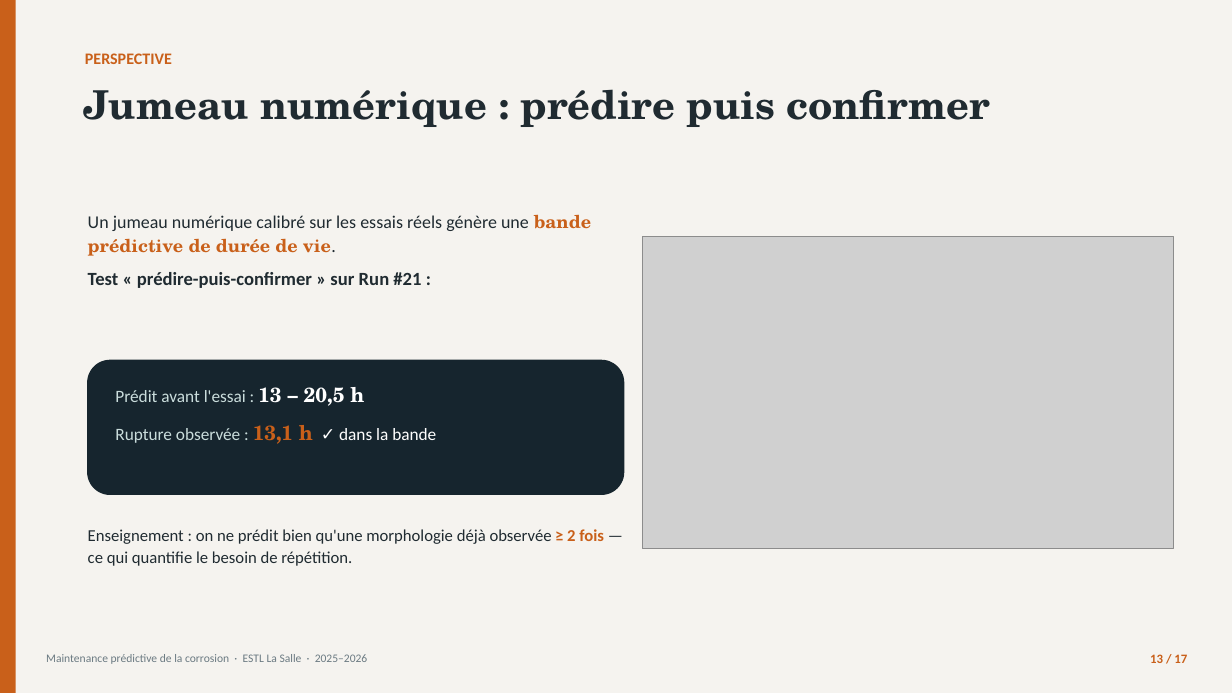
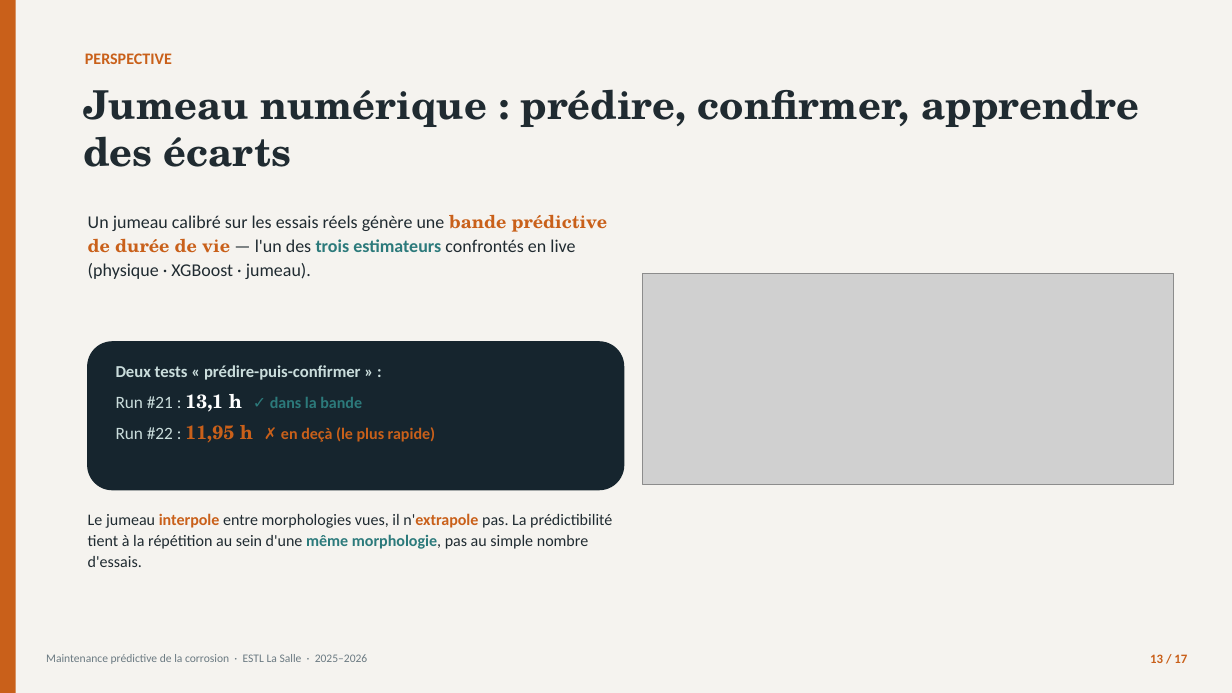
Before and after one commit to londola13/predictive-maintenance-corrosion, a slide deck: slide 13 of soutenance/Soutenance_Corrosion_BATOUMBI.pptx. Drawn at 1232x693 pixels with LibreOffice and Linux fonts; fonts in the diff are those of the drawing; grey boxes stand for pictures. Boxes give left, top, right and bottom in pixels: in the first picture for what was removed or moved away, otherwise in the second. Text is boxed around its words. In the diff, an @@ line names an element or a change of style, - is before the commit and + after.

```diff
--- a/soutenance/Soutenance_Corrosion_BATOUMBI.pptx
+++ b/soutenance/Soutenance_Corrosion_BATOUMBI.pptx
@@ text at box(83, 89, 1139, 167): text changed @@
-Jumeau numérique : prédire puis confirmer
+Jumeau numérique : prédire, confirmer, apprendre des écarts
@@ text at box(88, 214, 608, 279): text changed; bold off @@
-Un jumeau numérique calibré sur les essais réels génère une bande prédictive de durée de vie.
-Test « prédire-puis-confirmer » sur Run #21 :
+Un jumeau calibré sur les essais réels génère une bande prédictive de durée de vie — l'un des trois estimateurs confrontés en live (physique · XGBoost · jumeau).
@@ picture: place and size @@
-picture at box(642, 237, 1174, 549)
+picture at box(642, 274, 1174, 484)
@@ rounded rectangle: place and size @@
-rounded rectangle at box(88, 360, 624, 494)
+rounded rectangle at box(88, 342, 624, 490)
@@ text at box(116, 365, 435, 443): text changed; size 13.5 to 13 pt; bold on @@
-Prédit avant l'essai : 13 – 20,5 h
-Rupture observée : 13,1 h ✓ dans la bande
+Deux tests « prédire-puis-confirmer » :
+Run #21 : 13,1 h ✓ dans la bande
+Run #22 : 11,95 h ✗ en deçà (le plus rapide)
@@ text at box(88, 513, 612, 567): text changed; size 13 to 12.5 pt @@
-Enseignement : on ne prédit bien qu'une morphologie déjà observée ≥ 2 fois — ce qui quantifie le besoin de répétition.
+Le jumeau interpole entre morphologies vues, il n'extrapole pas. La prédictibilité tient à la répétition au sein d'une même morphologie, pas au simple nombre d'essais.
```
Also in this commit, not shown: 3 other slides changed, 3 other files.
